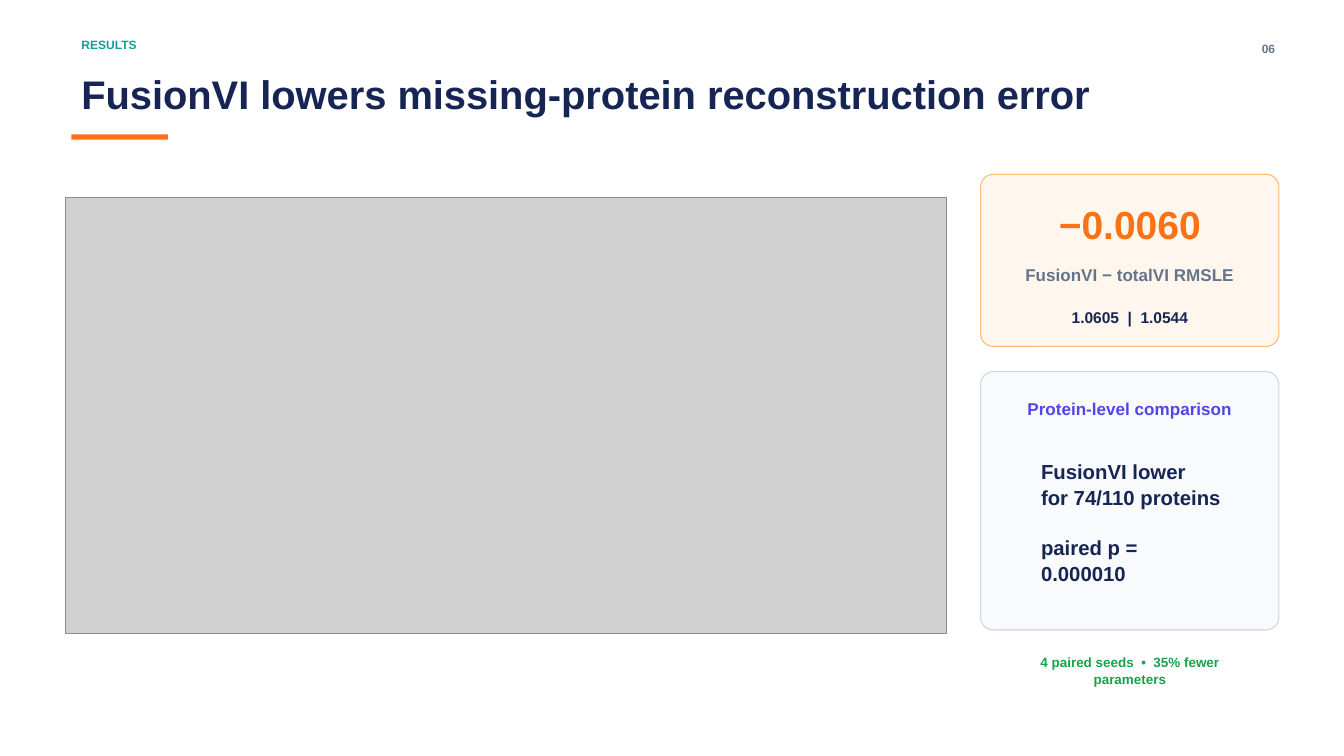
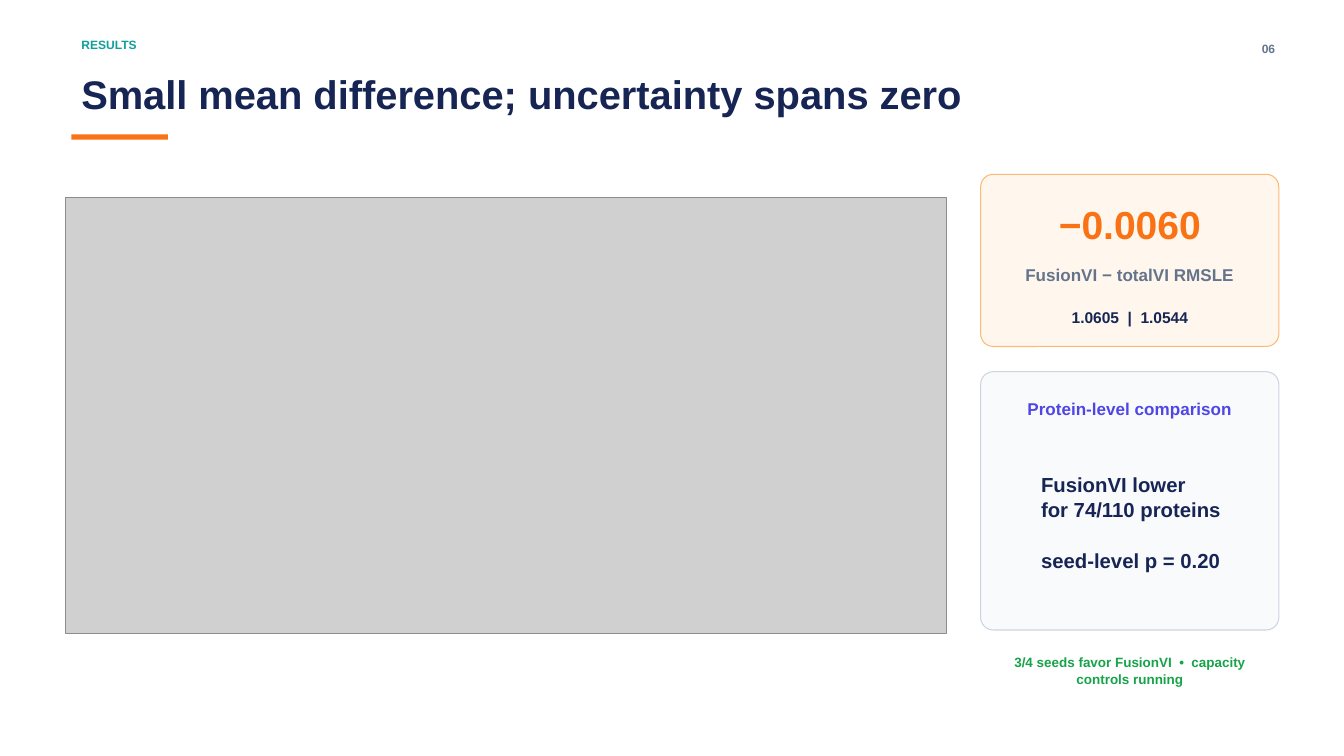
Before and after one commit to nazirad19/FusionVI, a slide deck: slide 6 of deliverables/FusionVI_Paper_Benchmark_Presentation.pptx. Drawn at 1344x756 pixels with LibreOffice and Linux fonts; fonts in the diff are those of the drawing; grey boxes stand for pictures. Boxes give left, top, right and bottom in pixels: in the first picture for what was removed or moved away, otherwise in the second. Text is boxed around its words. In the diff, an @@ line names an element or a change of style, - is before the commit and + after.

```diff
--- a/deliverables/FusionVI_Paper_Benchmark_Presentation.pptx
+++ b/deliverables/FusionVI_Paper_Benchmark_Presentation.pptx
@@ text at (x1=81, y1=80, x2=962, y2=118): text changed @@
-FusionVI lowers missing-protein reconstruction error
+Small mean difference; uncertainty spans zero
@@ text at (x1=1041, y1=553, x2=1220, y2=573): text changed @@
-paired p = 0.000010
+seed-level p = 0.20
@@ text at (x1=1014, y1=657, x2=1245, y2=687): text changed @@
-4 paired seeds • 35% fewer parameters
+3/4 seeds favor FusionVI • capacity controls running
```
Also in this commit, not shown: 5 other slides changed, 1 other file.
